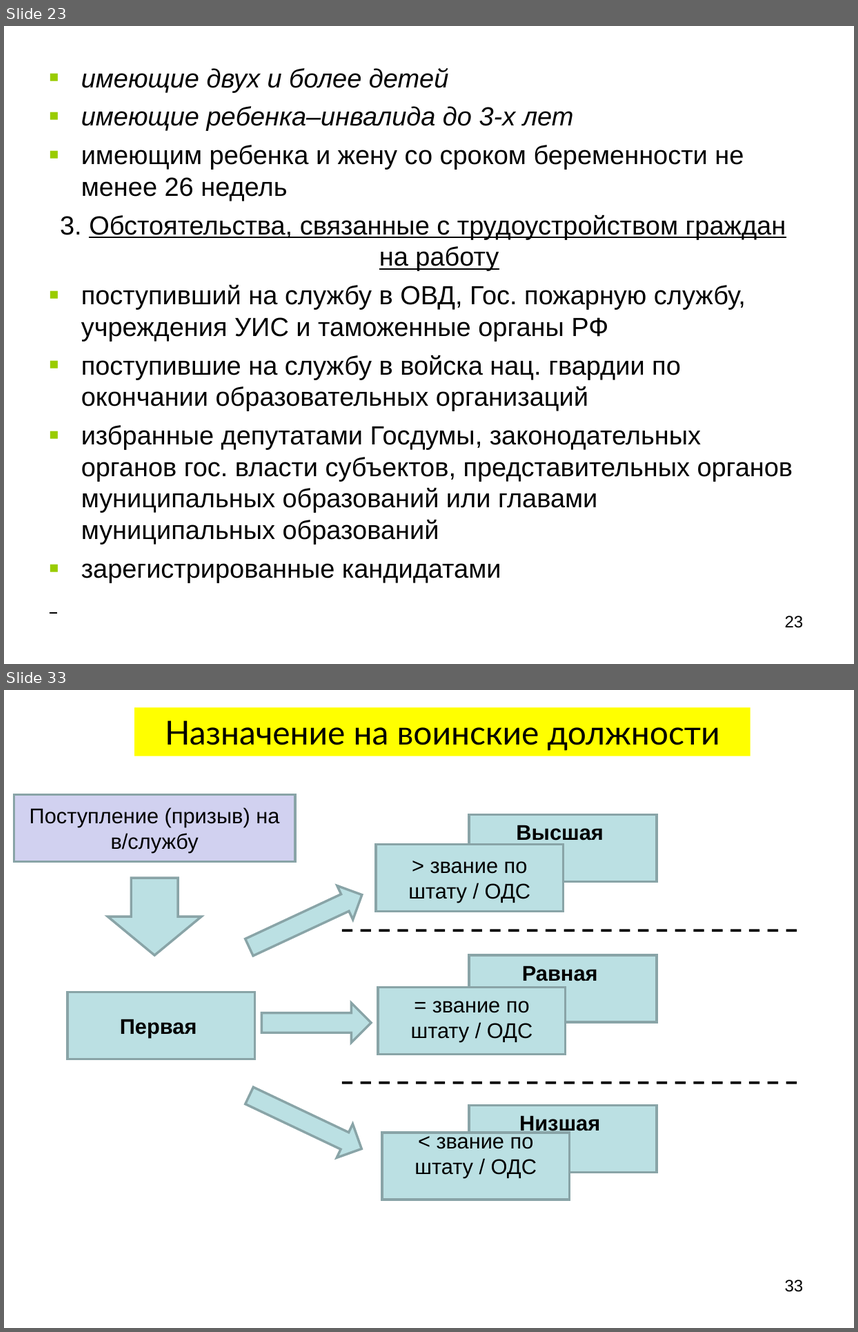
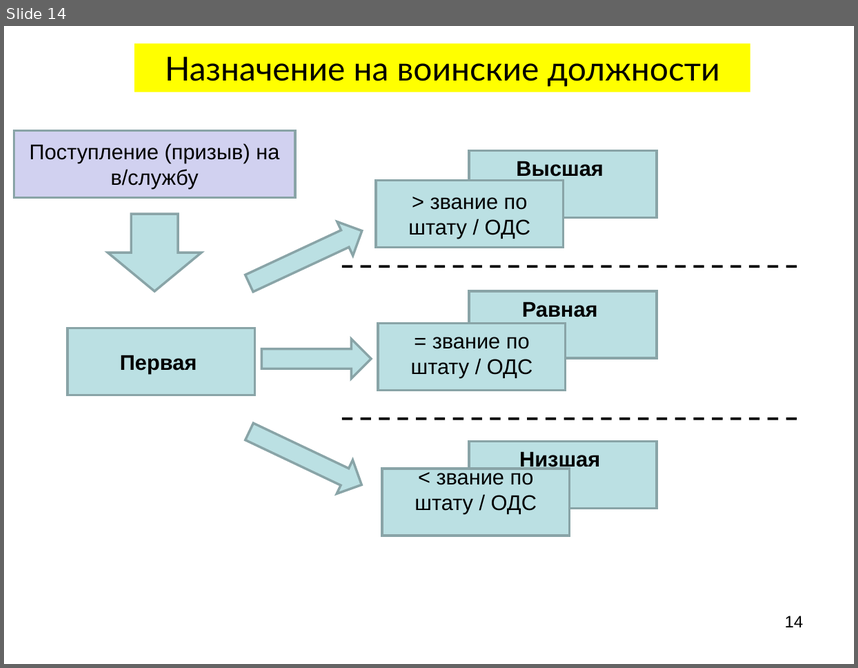
Before and after one commit to shahzod20000901/Storage, a slide deck: Правоведение/Комплект 6.ppt. Shown one above the other, each under a label of ours: slides 23 and 33 before the commit, slide 14 after it; the slides between them are not shown. The pictures are 858x1332 and 858x668 pixels, drawn with LibreOffice and Linux fonts; fonts in the diff are those of the drawing. Boxes give left, top, right and bottom in pixels: in the first picture for what was removed or moved away, otherwise in the second. Text is boxed around its words. In the diff, an @@ line names an element or a change of style, - is before the commit and + after.

```diff
--- a/Правоведение/Комплект 6.ppt
+++ b/Правоведение/Комплект 6.ppt
@@ slide 23 removed at box(4, 26, 854, 664), background #FFFFFF @@
@@ text removed at box(60, 68, 793, 582) @@
-■ имеющие двух и более детей
-■ имеющие ребенка–инвалида до 3-х лет
-■ имеющим ребенка и жену со сроком беременности не менее 26 недель
-3. Обстоятельства, связанные с трудоустройством граждан на работу
-■ поступивший на службу в ОВД, Гос. пожарную службу, учреждения УИС и таможенные органы РФ
-■ поступившие на службу в войска нац. гвардии по окончании образовательных организаций
-■ избранные депутатами Госдумы, законодательных органов гос. власти субъектов, представительных органов муниципальных образований или главами муниципальных образований
-■ зарегистрированные кандидатами
@@ page number removed at box(785, 615, 804, 628) @@
-23
@@ what was slide 33 is now slide 14 @@
@@ page number at box(785, 615, 804, 627): text changed @@
-33
+14
```
Also in this commit, not shown: 5 slides changed, 5 slides added, 26 other slides removed, 5 other files.
